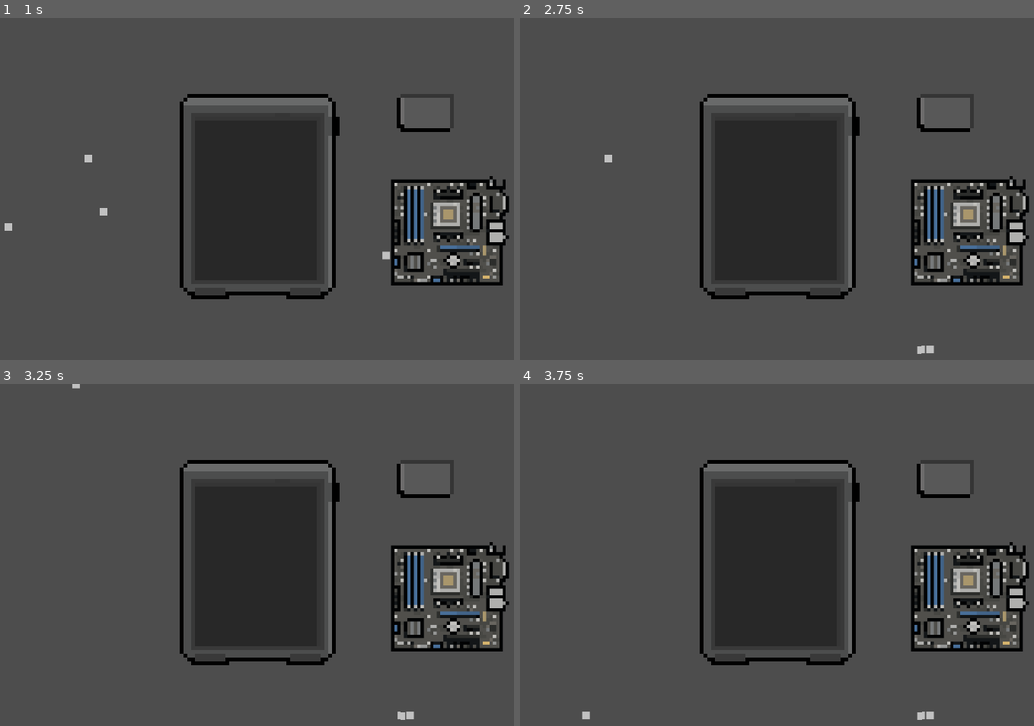
Above: before the commit, frames 1-4 (two rows, left to right).
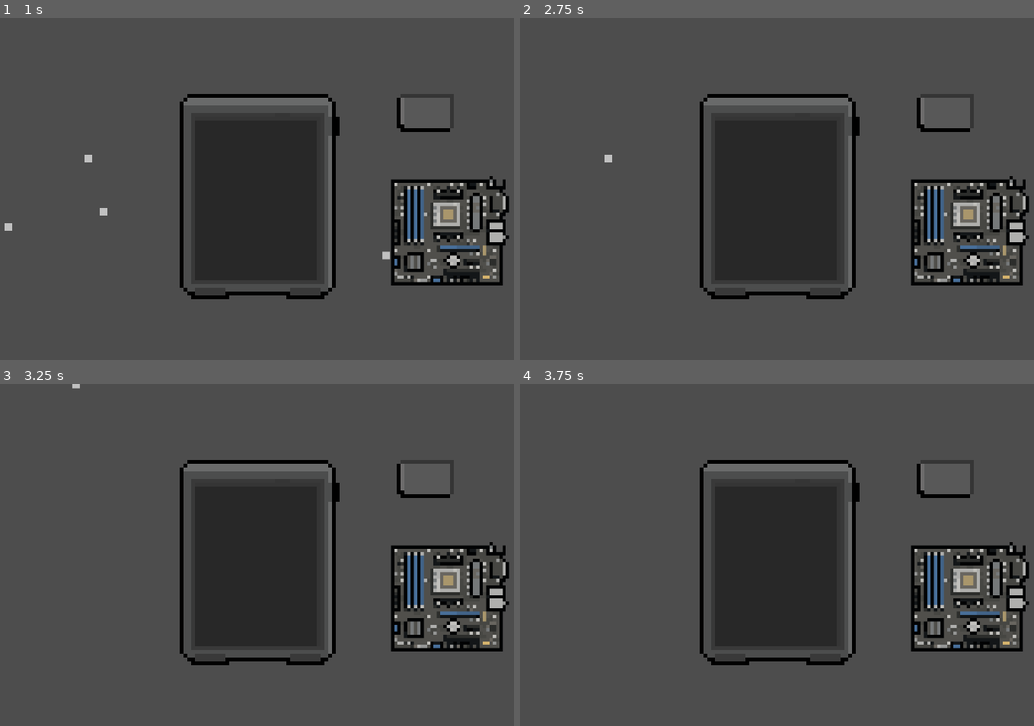
Above: after the commit, the same moments.

Repository: Raikosuu/Full-Tech-Panic_Public
Game: Godot game, scene res://scenes/minigame_1_v_2.tscn
The game is run twice, just before and just after one commit, with the same random seed, the same clock (stepped at 60 frames per second) and the same inputs. This scene is started directly instead of the project's main scene.
Inputs (mouse positions are in pixels of both pictures, inside the frame that each line leads up to):
- Up to frame 1 (1 s): tap Enter at 0.5 s; drag from (82, 267) to (257, 199) at 0.52 s
- Up to frame 2 (2.75 s): drag from (622, 212) to (777, 199) at 1.27 s; move the mouse to (530, 226) at 2.02 s; hold D (move_right) from 2.03 s (still down); click (530, 226) at 2.17 s
- Up to frame 3 (3.25 s): release D (move_right) at 2.75 s; drag from (87, 524) to (298, 496) at 2.77 s
- Up to frame 4 (3.75 s): tap Space at 3.5 s; move the mouse to (962, 606) at 3.52 s; hold A (move_left) from 3.53 s (still down)

Frame 1 is identical in both runs. In frame 2, less than 0.1% of the frame differs, in the area x 77-81%, y 95-99%; in frame 3, less than 0.1%; in frame 4, 0.1%, in the area x 12-81%, y 95-99%.

Commit message:
Revert "added the ESD mat"
This reverts commit e7c65ae13c87c86828c63d3518c155b5ecd06267.

Diff:
--- a/scenes/minigame_1_v_2.tscn
+++ b/scenes/minigame_1_v_2.tscn
@@ -7,8 +7,6 @@
 [ext_resource type="PackedScene" uid="uid://bhph80goxwfn5" path="res://scenes/snap_zone.tscn" id="4_cn6rf"]
 [ext_resource type="Script" uid="uid://mxawbst031b8" path="res://scripts/BATTERYscript.gd" id="5_fpq7e"]
 [ext_resource type="PackedScene" uid="uid://ccxttvxg0gs8" path="res://scenes/screws.tscn" id="7_s6qws"]
-
-[sub_resource type="WorldBoundaryShape2D" id="WorldBoundaryShape2D_s6qws"]
 
 [node name="Minigame1_v2" type="Node2D"]
 
@@ -51,9 +49,3 @@
 
 [node name="Screws4" parent="Screws" instance=ExtResource("7_s6qws")]
 position = Vector2(-45, -8)
-
-[node name="ESD Mat" type="StaticBody2D" parent="."]
-
-[node name="CollisionShape2D" type="CollisionShape2D" parent="ESD Mat"]
-position = Vector2(0, 43)
-shape = SubResource("WorldBoundaryShape2D_s6qws")
Not shown: 1 places in scenes/minigame_1_v_2.tscn that only renumber resources
